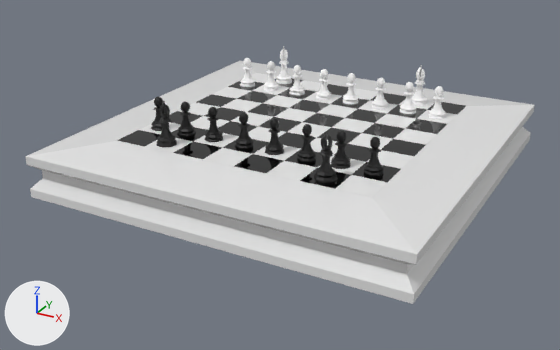
One commit to the Blender file BlenderCourse/Chess Set/Models/ChessScene.blend: the scene before it, then after it.
Both versions are drawn from a 50 mm camera at (0.625, -1.222, 0.493) aimed at (-0.018, -0.053, -0.092). Every picture has the same lights, and +X, +Y and +Z are marked at lower left.

The scene before the commit, as lines of its bpy script (objects in view):
```python
ob_bishop = bpy.data.objects.new('Bishop', me_cylinder)
ob_bishop.parent = ob_whitesempty
ob_bishop.location = (0.153, 0.21, 0.0)
ob_bishop.rotation_euler = (0.0, 0.0, 1.571)  # degrees (0, 0, 90)
ob_bishop.scale = (1.14, 1.14, 0.151)
ob_chessboard = bpy.data.objects.new('ChessBoard', me_gridchessboard)
ob_chessboard.location = (0.0, 0.0, 0.0)
ob_pawn_013 = bpy.data.objects.new('Pawn.013', me_cylinder_003)
ob_pawn_013.parent = ob_blackpawnsempty
ob_pawn_013.location = (-0.0905, 0.152, 0.0)
ob_pawn_013.scale = (1.02, 1.02, 0.116)
# also in view: 'Pawn' at (0.211, 0.151, 0.03); 'Bishop.003' at (0.151, -0.212, 0.039); 'Pawn.014' at (0.15, -0.154, 0.03)
```
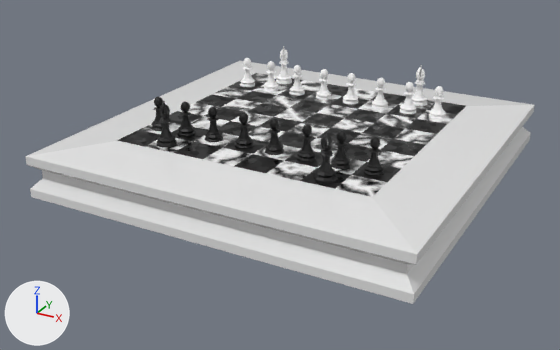
The change, as a list of edits to the scene's bpy script:
```text
Change mat_white_square:
    where n0 = _N.new('ShaderNodeBsdfPrincipled'); n0.name = 'Principled BSDF'
    remove n0.inputs[0].default_value = (0.849, 0.849, 0.849, 1.0)  # 'Base Color', white #ededed
    add n2 = _N.new('ShaderNodeTexWave'); n2.name = 'Wave Texture'
    add n2.inputs[1].default_value = 2.0  # 'Scale'
    add n2.inputs[2].default_value = 25.0  # 'Distortion'
    add n2.inputs[3].default_value = 13.8  # 'Detail'
    add n2.inputs[4].default_value = 3.2  # 'Detail Scale'
    add n2.inputs[5].default_value = 0.519  # 'Detail Roughness'
    add n2.inputs[6].default_value = 5.3  # 'Phase Offset'
    add n3 = _N.new('ShaderNodeTexCoord'); n3.name = 'Texture Coordinate'
    add _L.new(n2.outputs[0], n0.inputs[0])  # 'Color' to 'Base Color'
    add _L.new(n3.outputs[3], n2.inputs[0])  # 'Object' to 'Vector'
```

Location of each change, (x1, y1, x2, y2) in pixels of the pictures (560 x 350 px):
'ChessBoard', surface changed (white to grey): (118, 68, 466, 199) in both
